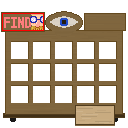
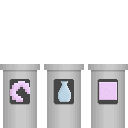
Two versions of the same layered image (128x128). Layer-by-layer changes:
removed layer "Layer 7" over [left=30, top=14, right=43, bottom=30]
renamed "Layer 3" to "Layer 9", moved it above "Layer 8", painted on it over [left=0, top=11, right=128, bottom=128]
removed layer "Layer 4" over [left=10, top=116, right=118, bottom=122]
hid "Layer 8", painted on it over [left=0, top=14, right=128, bottom=128]
removed layer "Layer 5" over [left=1, top=12, right=45, bottom=32]
